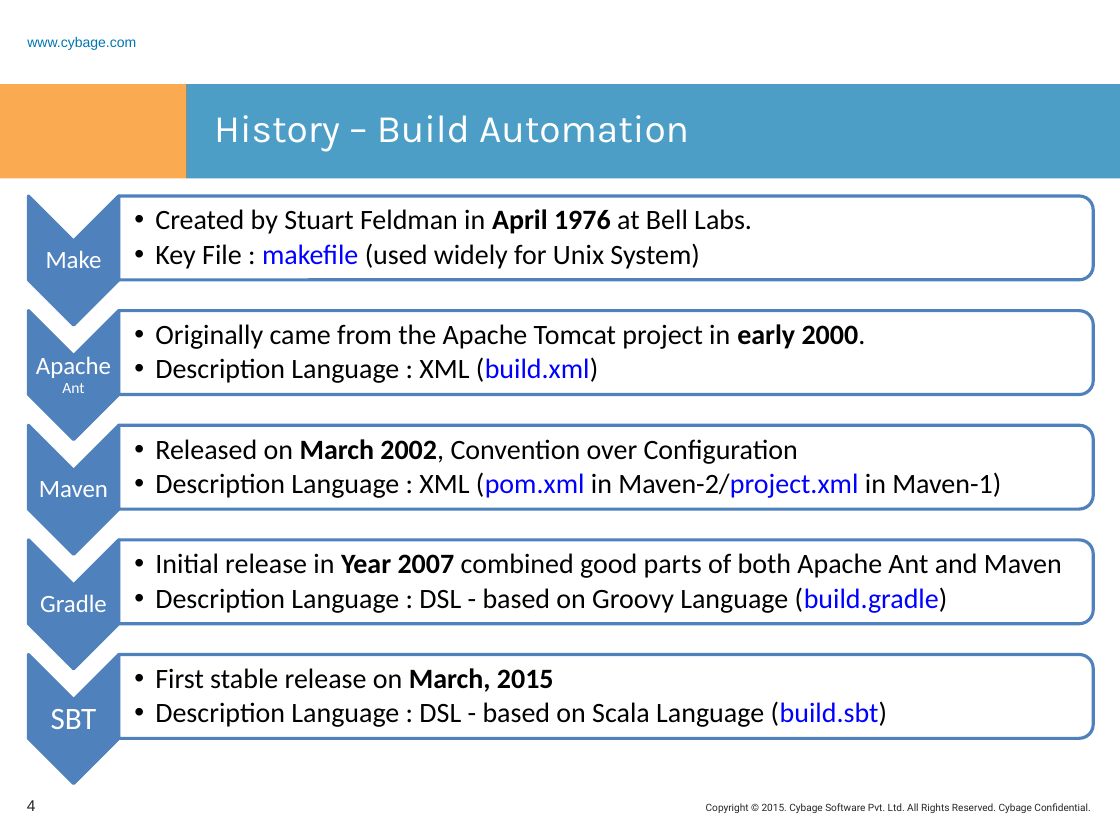
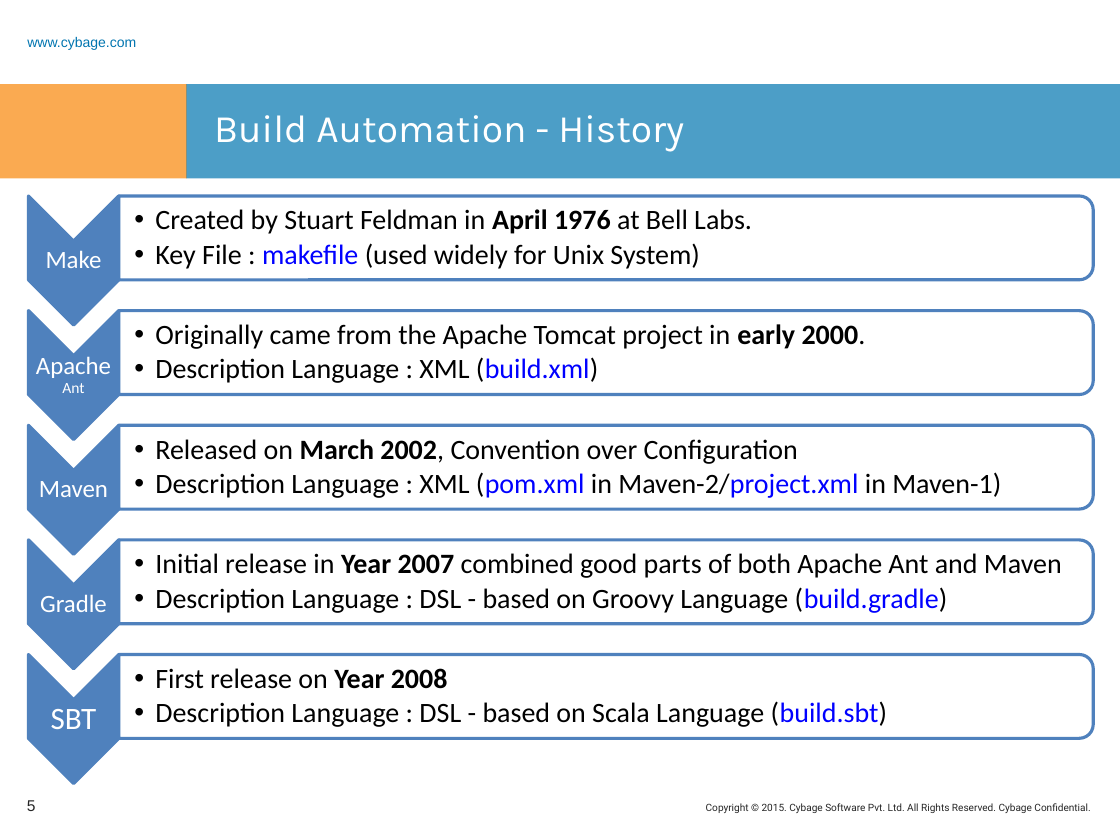
Before and after one commit to rashmitk/Documentation, a slide deck: slide 5 of SBT/SBT.pptx (slide 4 before the commit). Drawn at 1120x840 pixels with LibreOffice and Linux fonts; fonts in the diff are those of the drawing; background and template pictures are left out. Boxes give left, top, right and bottom in pixels: in the first picture for what was removed or moved away, otherwise in the second. Text is boxed around its words. In the diff, an @@ line names an element or a change of style, - is before the commit and + after.

Commit message:
Added Build evolution and history details

```diff
--- a/SBT/SBT.pptx
+++ b/SBT/SBT.pptx
@@ title at (x1=214, y1=115, x2=684, y2=152): text changed @@
-History – Build Automation
+Build Automation - History
@@ text at (x1=155, y1=668, x2=448, y2=689): text changed @@
-  •• First stable release on March, 2015
+  •• First release on Year 2008
@@ page number at (x1=27, y1=800, x2=36, y2=811): text changed @@
-4
+5
```
Also in this commit, not shown: 3 other slides changed, 7 slides added.
